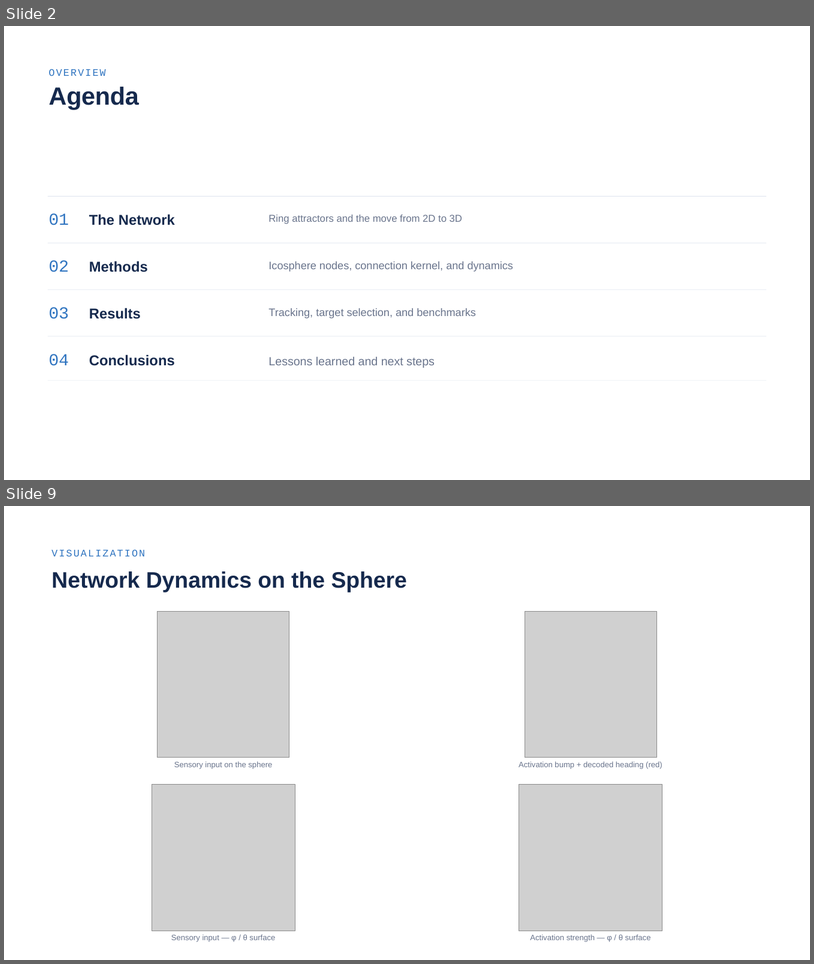
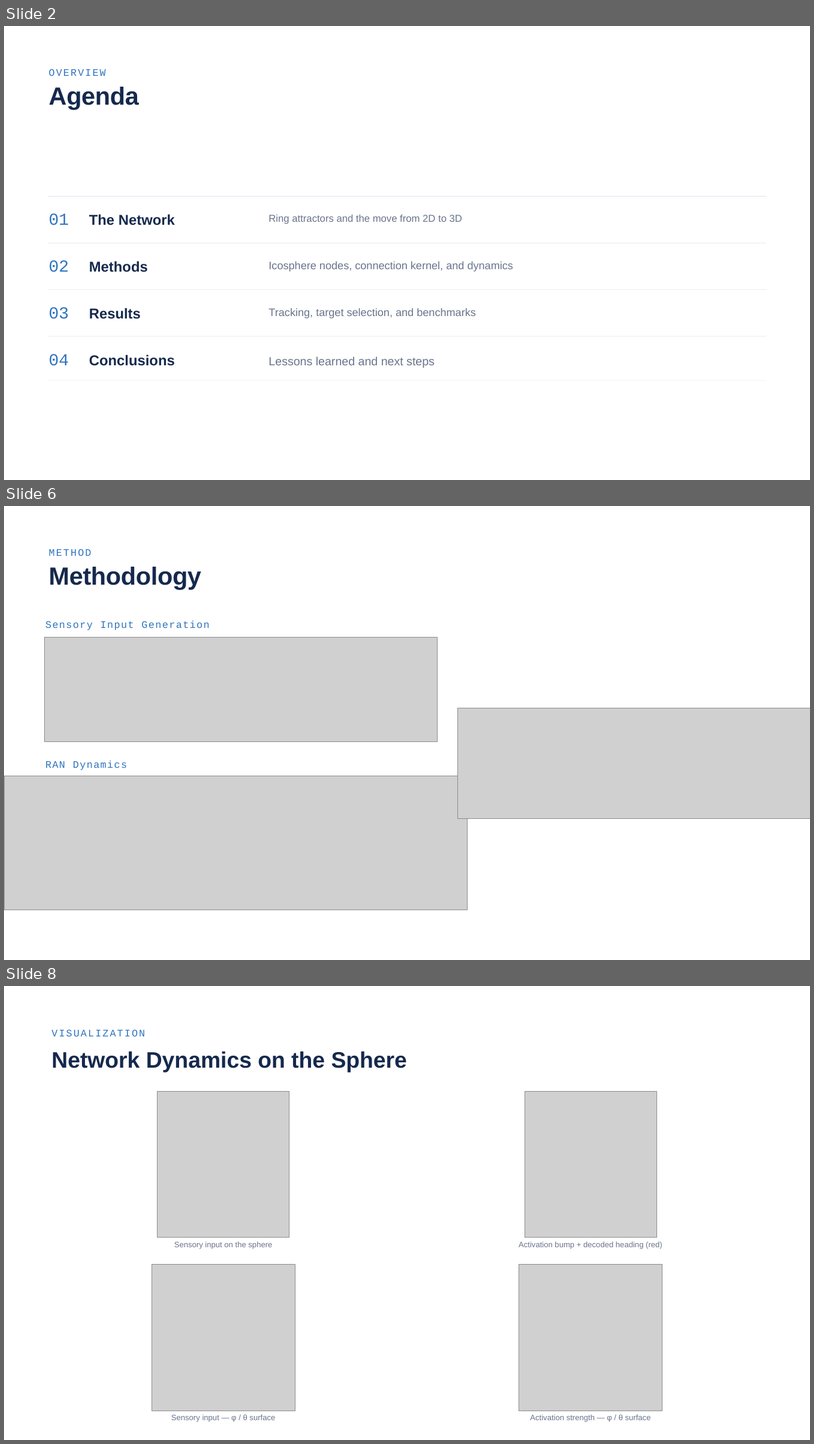
Before and after one commit to noah-ginzburg/RANController, a slide deck: RAN/RAN_Progress/Research_internship_presentation.odp. Shown one above the other, each under a label of ours: slides 2 and 9 before the commit, slides 2, 6 and 8 after it; the slides between them are not shown. The pictures are 814x964 and 814x1444 pixels, drawn with LibreOffice and Linux fonts; fonts in the diff are those of the drawing; grey boxes stand for pictures. Boxes give left, top, right and bottom in pixels: in the first picture for what was removed or moved away, otherwise in the second. Text is boxed around its words. In the diff, an @@ line names an element or a change of style, - is before the commit and + after.

```diff
--- a/RAN/RAN_Progress/Research_internship_presentation.odp
+++ b/RAN/RAN_Progress/Research_internship_presentation.odp
@@ slide 6 added at (x1=4, y1=506, x2=810, y2=960), background #FFFFFF @@
@@ text added at (x1=49, y1=549, x2=92, y2=556), 18 pt, text #2F74C0 @@
+METHOD
@@ text added at (x1=49, y1=567, x2=201, y2=589), 44.4 pt, text #15294D, bold @@
+Methodology
@@ text added at (x1=45, y1=621, x2=209, y2=630), 18 pt, text #2F74C0 @@
+Sensory Input Generation
@@ picture added at (x1=44, y1=637, x2=437, y2=741) @@
@@ picture added at (x1=458, y1=708, x2=810, y2=819) @@
@@ text added at (x1=45, y1=760, x2=127, y2=770), 18 pt, text #2F74C0 @@
+RAN Dynamics
@@ picture added at (x1=4, y1=776, x2=468, y2=909) @@
@@ what was slide 9 is now slide 8 @@
```
Also in this commit, not shown: 9 slides changed, 2 slides removed, 9 other files.
